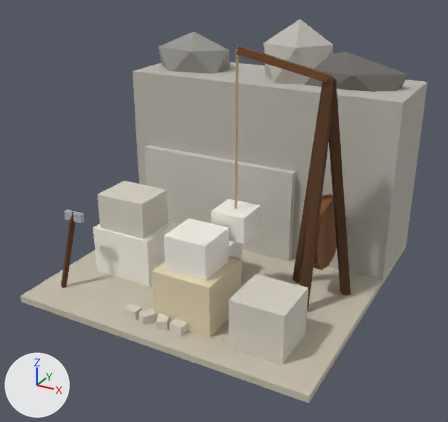
The glTF model rzym3d/godot/modele/kamieniolom.glb, before and after one commit.
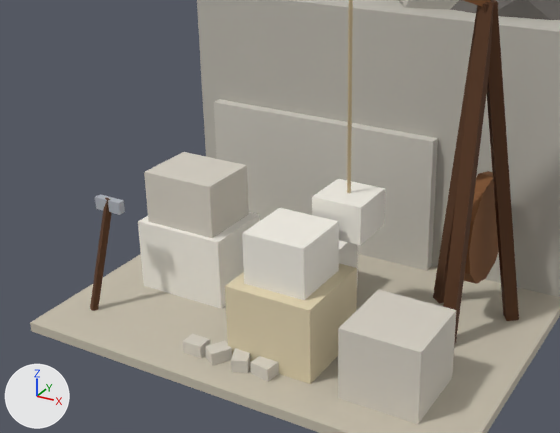
There are two pictures of each version: one whole from a 50 mm lens placed at (1.65, -3.07, 1.95), pointed at (0.03, -0.12, 0.48), one close up on the part from 0% to 84% of the width and 19% to 88% of the height. The axes (+X, +Y, +Z) are drawn at lower left. The lights are the same throughout. The older version's two pictures come first. Where no turn or scale is listed for an object, it has been applied to the vertices. Vertices at exactly the same position are counted once.

In view in the first close-up: 'kamieniolom'.
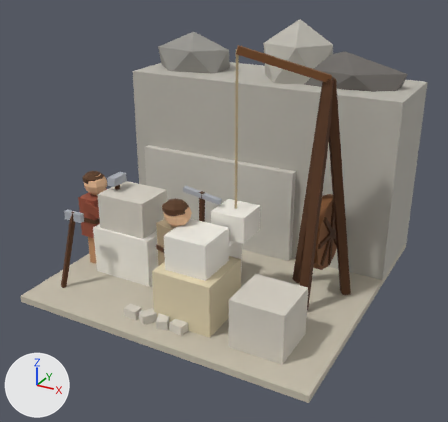
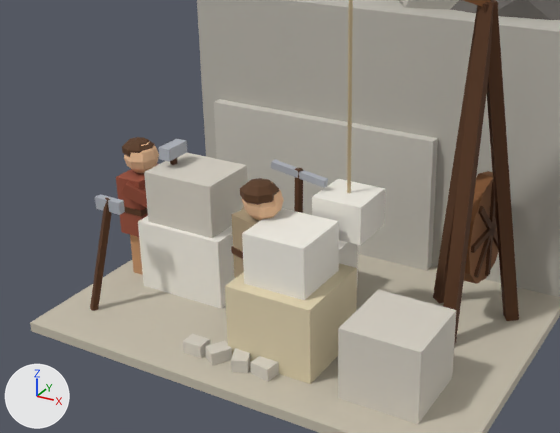
The change, as a list of edits to the scene's bpy script:
```text
Change me_kamieniolom:
    remove me_kamieniolom.from_pydata(...)  # 236 vertices, 368 faces; spans x -0.9..0.9, y -0.9..0.9, z 0.0..1.5
    add me_kamieniolom.from_pydata(...)  # 460 vertices, 756 faces; spans x -0.9..0.9, y -0.9..0.9, z 0.0..1.5
    me_kamieniolom part 1: a new loose piece, a box spanning x -0.844..-0.716, y -0.406..-0.194, z 0.34..0.366, in mat_m_583820 (brown #57351a)
    me_kamieniolom part 2: a new loose piece, a box spanning x -0.814..-0.746, y -0.379..-0.315, z 0.0..0.255, in mat_m_c49268 (orange #c59368)
    me_kamieniolom part 3: a new loose piece, an icosphere of 80 faces spanning x -0.12..0.02, y -0.57..-0.43, z 0.52..0.67, in mat_m_ecbe96 (beige #edbf97)
    me_kamieniolom part 4: a new loose piece, an icosphere of 80 faces spanning x -0.85..-0.71, y -0.37..-0.23, z 0.49..0.63, in mat_m_ecbe96 (beige #edbf97)
    me_kamieniolom part 5: a new loose piece, a UV sphere (8 segments, 5 rings, poles along z) spanning x -0.122..0.014, y -0.581..-0.445, z 0.585..0.675, in mat_m_5a3c24 (brown #59391f)
    me_kamieniolom part 6: a new loose piece, a UV sphere (8 segments, 5 rings, poles along z) spanning x -0.86..-0.726, y -0.367..-0.233, z 0.553..0.637, in mat_m_5a3c24 (brown #59391f)
    me_kamieniolom part 7: a new loose piece, a box spanning x -0.84..-0.72, y -0.4..-0.2, z 0.24..0.49, in mat_m_96503c (brown #974f39)
    me_kamieniolom part 8: the loose piece of 24 vertices spanning x 0.57..0.63, y -0.16..0.28, z 0.18..0.62 is deleted
    me_kamieniolom part 9
    32 vertices are added at x -0.18..0.08, y -0.6..-0.4, z 0.0..0.52
    36 new faces join them, mat_m_583820 (brown #57351a)
    12 new faces join them, mat_m_aa9678 (beige #ac9779)
    other edits to the shape of me_kamieniolom do not show in these pictures
    add me_kamieniolom.materials.append(mat_m_c49268)  # orange #c59368
    add me_kamieniolom.materials.append(mat_m_aa9678)  # beige #ac9779
    add me_kamieniolom.materials.append(mat_m_ecbe96)  # beige #edbf97
    add me_kamieniolom.materials.append(mat_m_5a3c24)  # brown #59391f
    add me_kamieniolom.materials.append(mat_m_96503c)  # brown #974f39
Add ob_anim_obrot_x_kolo:
    ob_anim_obrot_x_kolo = bpy.data.objects.new('anim_obrot_x_kolo', me_anim_obrot_x_kolo)  # 56 vertices, 92 faces; spans x -0.03..0.042, y -0.22..0.22, z -0.22..0.22; in mat_m_805430 (brown #81532c), mat_m_583820 (brown #57351a)
    ob_anim_obrot_x_kolo.location = (0.6, 0.06, 0.4)
Add ob_anim_mlot_kamieniarz:
    ob_anim_mlot_kamieniarz = bpy.data.objects.new('anim_mlot_kamieniarz', me_anim_mlot_kamieniarz)  # 72 vertices, 120 faces; spans x -0.15..0.169, y -0.055..0.201, z -0.13..0.193; in mat_m_aa9678 (beige #ac9779), mat_m_ecbe96 (beige #edbf97), mat_m_583820 (brown #57351a), mat_m_acb0b8 (grey #aeb1b9)
    ob_anim_mlot_kamieniarz.location = (-0.05, -0.5, 0.486)
Add ob_anim_mlot_ciosacz:
    ob_anim_mlot_ciosacz = bpy.data.objects.new('anim_mlot_ciosacz', me_anim_mlot_ciosacz)  # 72 vertices, 120 faces; spans x -0.023..0.196, y -0.148..0.148, z -0.123..0.187; in mat_m_96503c (brown #974f39), mat_m_ecbe96 (beige #edbf97), mat_m_583820 (brown #57351a), mat_m_acb0b8 (grey #aeb1b9)
    ob_anim_mlot_ciosacz.location = (-0.78, -0.3, 0.459)
```

Changed parts and their boxes [x1, y1, x2, y2] in the close-ups (560 x 433 px):
'anim_obrot_x_kolo', added (brown): after [464, 171, 499, 284]
    faces in mat_m_805430 (brown #81532c): [464, 171, 499, 284]
    faces in mat_m_583820 (brown #57351a): [471, 182, 498, 278]
'anim_mlot_ciosacz', added: after [121, 139, 187, 208]
    faces in mat_m_acb0b8 (grey #aeb1b9): [159, 139, 187, 162]
    faces in mat_m_96503c (brown #974f39): [121, 181, 147, 208]
'anim_mlot_kamieniarz', added: after [241, 160, 328, 213]
    faces in mat_m_acb0b8 (grey #aeb1b9): [271, 160, 328, 188]
    faces in mat_m_583820 (brown #57351a): [294, 168, 303, 213]
part 1 of me_kamieniolom, added (mostly hidden): after [124, 206, 148, 217]
part 2 of me_kamieniolom, added: after [130, 235, 143, 275]
part 3 of me_kamieniolom, added (beige): after [242, 189, 284, 221]
part 4 of me_kamieniolom, added (beige): after [124, 142, 159, 173]
part 5 of me_kamieniolom, added (brown): after [240, 178, 279, 205]
part 6 of me_kamieniolom, added: after [122, 137, 155, 156]
part 7 of me_kamieniolom, added (brown): after [116, 163, 159, 237]
part 8 of me_kamieniolom, deleted (brown): before [464, 171, 499, 284]
part 9 of me_kamieniolom, added: after [231, 209, 259, 278]
